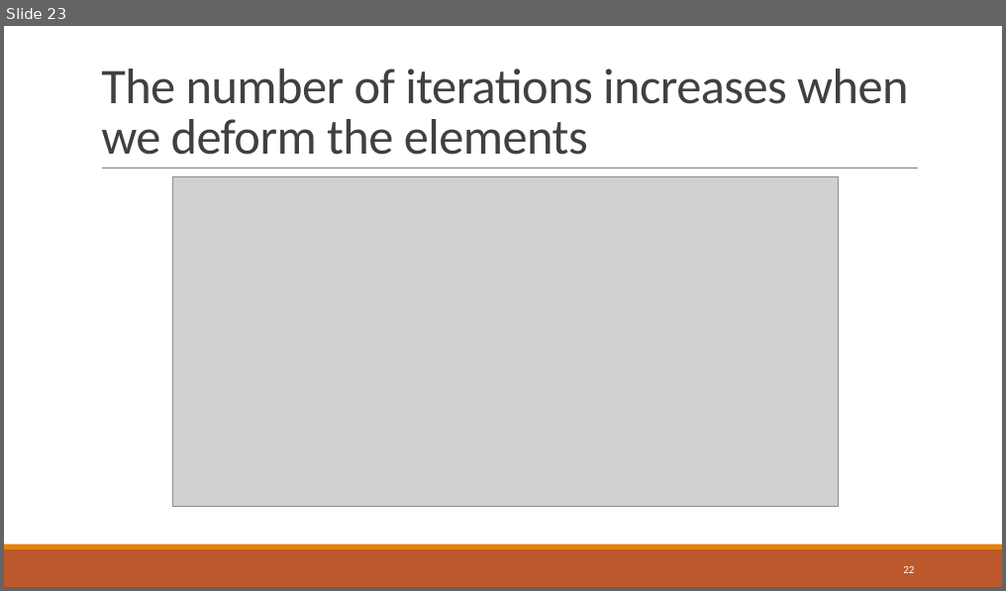
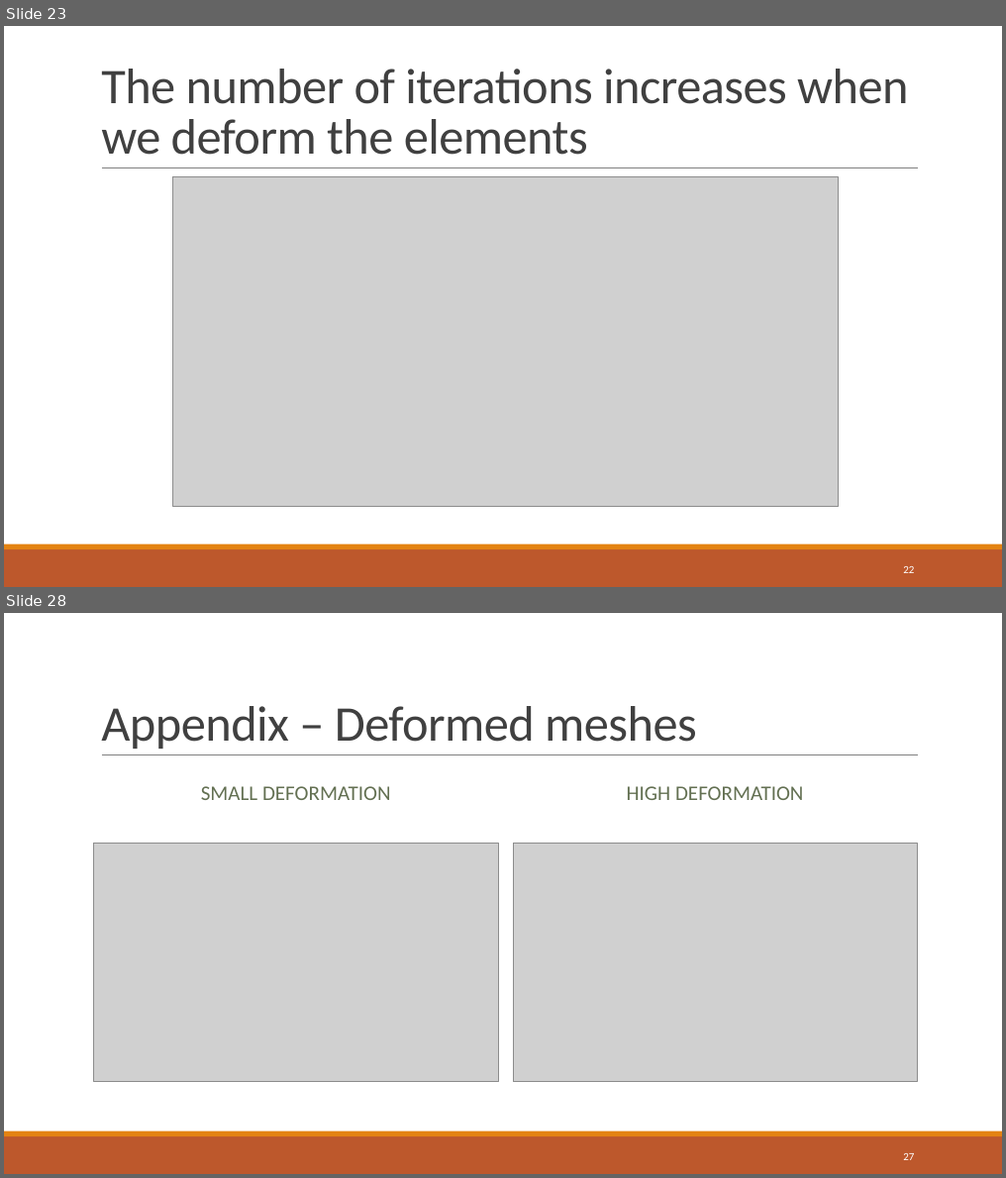
Before and after one commit to dweicker/pres, a slide deck: thesis.pptx. Shown one above the other, each under a label of ours: slide 23 before the commit, slides 23 and 28 after it; the slides between them are not shown. The pictures are 1006x591 and 1006x1178 pixels, drawn with LibreOffice and Linux fonts; fonts in the diff are those of the drawing; grey boxes stand for pictures. Boxes give left, top, right and bottom in pixels: in the first picture for what was removed or moved away, otherwise in the second. Text is boxed around its words. In the diff, an @@ line names an element or a change of style, - is before the commit and + after.

```diff
--- a/thesis.pptx
+++ b/thesis.pptx
@@ slide 28 added at [4, 613, 1002, 1174], background #FFFFFF; not listed: 3 template elements that a slide beside it also shows @@
@@ title added at [101, 706, 697, 749], 48 pt, text #404040 @@
+Appendix – Deformed meshes
@@ text added at [201, 786, 391, 800], 20 pt, text #637052 @@
+SMALL DEFORMATION
@@ text added at [627, 786, 804, 800], 20 pt, text #637052 @@
+HIGH DEFORMATION
@@ picture added at [94, 844, 498, 1082] @@
@@ picture added at [513, 844, 918, 1082] @@
@@ page number added at [903, 1154, 914, 1160], 10.5 pt, text #FFFFFF @@
+27
```
Also in this commit, not shown: 1 slide changed, 3 other slides added, 5 other files.
